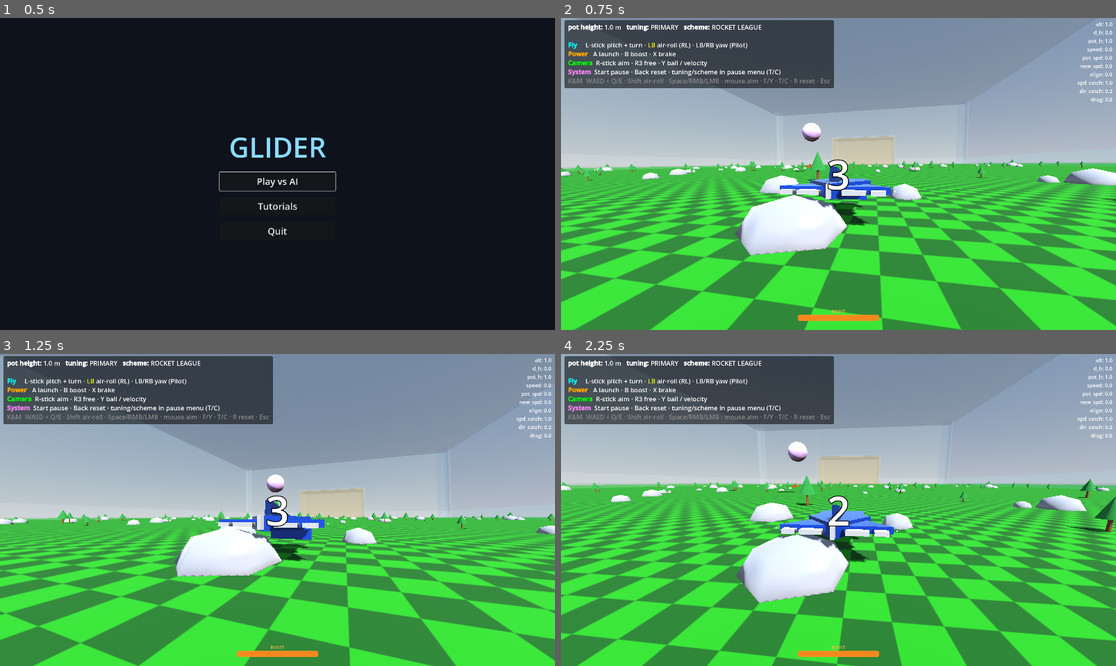
Above: before the commit, frames 1-4 (two rows, left to right).
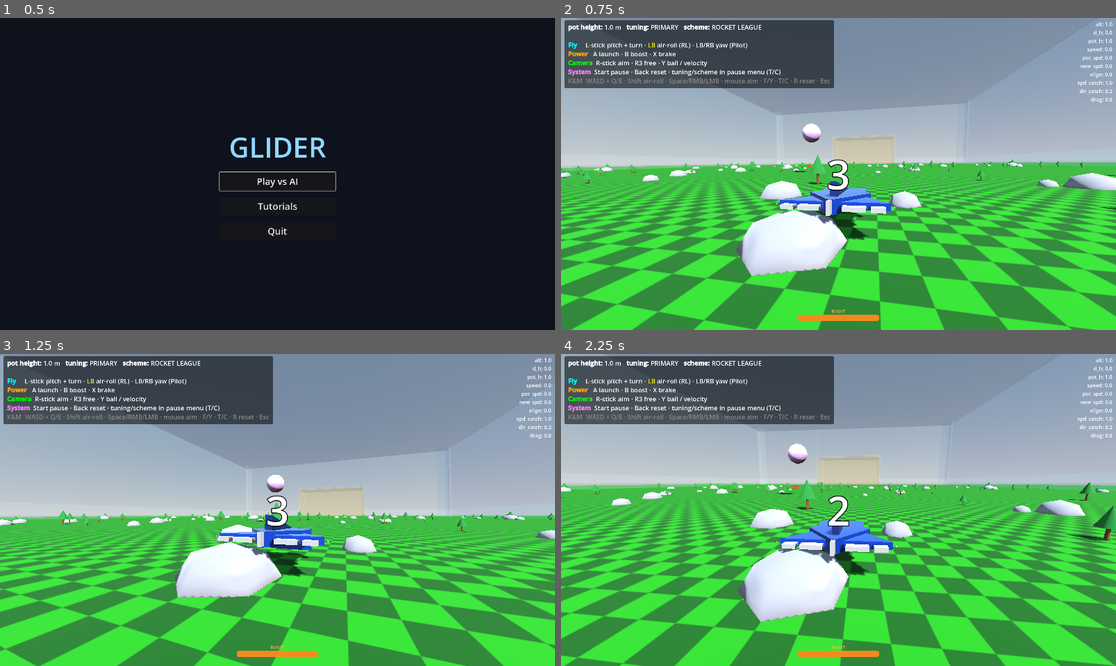
Above: after the commit, the same moments.

Repository: westonkelliher/glider
Game: Godot game, scene res://scenes/main_menu.tscn
Same seed, same stepped clock (60 frames per second), same inputs: the game is played once before the commit and once after it.
Inputs (mouse positions are in pixels of both pictures, inside the frame that each line leads up to):
- Up to frame 1 (0.5 s): no input
- Up to frame 2 (0.75 s): click "Play vs AI" at 0.5 s
- Up to frame 3 (1.25 s): no input
- Up to frame 4 (2.25 s): tap Enter (ui_accept) at 1.25, 1.52, 2 s; move the mouse to (866, 510) at 1.27 s; press the mouse at (866, 510) at 1.28 s; hold W (move_forward) from 1.28 s (still down); move the mouse to (810, 510) at 2.02 s; release the mouse at (810, 510) at 2.03 s; tap Shift (air_roll) at 2.1 s

Frame 1 is identical in both runs. In frame 2, 28% of the frame differs, in the area x 0-100%, y 26-100%; in frame 3, 27%; in frame 4, 30%, in the area x 0-100%, y 22-100%.

Commit message:
AI flies upright; camera floor-clamp + right-stick look-tilt
- AiBase.upright_roll(): roll target now seeks level proportional to bank
  angle (replacing the steering bank that sent the AI inverted). Called from
  both the base and brain samplers. Sign verified in sim — self-rights from
  any bank angle.
- camera_rig: clamp the rig above the floor plane (floor_clearance) so the
  view never clips underground.
- camera_rig: right stick now tilts/peeks the ball and velocity cams (eases
  back to centre on release), like Rocket League.

Co-Authored-By: Claude Opus 4.8 (1M context) <noreply@anthropic.com>

Diff:
--- a/scripts/ai_variants/ai_base.gd
+++ b/scripts/ai_variants/ai_base.gd
@@ -35,7 +35,7 @@
 	var aim: Vector3 = _compute_aim(glider, ball, ctx)
 	if aim_noise > 0.0:
 		aim += Vector3(rng.randfn(0.0, aim_noise), rng.randfn(0.0, aim_noise), rng.randfn(0.0, aim_noise))
-	ctl.targets = _steer(glider, aim)
+	ctl.targets = upright_roll(glider, _steer(glider, aim))
 	ctl.boost = _decide_boost(glider, ball, ctx, aim)
 	ctl.hand_brake = clampf(_brake_amount(glider, ball, ctx, aim), 0.0, 1.0)
 	ctl.slow = _decide_slow(glider, ball, ctx, aim)
@@ -103,6 +103,24 @@
 	)
 
 
+## Drive the roll target toward flying upright, proportional to how far the
+## craft is banked from level. Replaces the steering bank (which is what sends
+## the AI inverted) — yaw still handles turning, so the craft just looks sane.
+## Returns `targets` with its roll (y) component overwritten.
+static func upright_roll(glider: Glider, targets: Vector3) -> Vector3:
+	var basis: Basis = glider.global_transform.basis.orthonormalized()
+	var nose: Vector3 = -basis.z
+	# World-up projected into the plane perpendicular to the nose (the roll plane).
+	var up_proj: Vector3 = Vector3.UP - Vector3.UP.dot(nose) * nose
+	if up_proj.length() < 0.05:
+		return targets   # nose near-vertical: roll is ill-defined, leave it alone
+	up_proj = up_proj.normalized()
+	# Signed bank angle of the craft's up-vector from level, about the nose axis.
+	var angle: float = basis.y.signed_angle_to(up_proj, nose)
+	targets.y = clampf(-angle / (PI * 0.5), -1.0, 1.0)
+	return targets
+
+
 func _decide_boost(glider: Glider, _ball: Node3D, ctx: Dictionary, aim: Vector3) -> bool:
 	var desired: Vector3 = aim - glider.global_position
 	var facing: float = ctx["nose"].dot(desired.normalized())
--- a/scripts/ai_variants/ai_brain.gd
+++ b/scripts/ai_variants/ai_brain.gd
@@ -184,6 +184,8 @@
 		clampf(steer.x + res[7], -1.0, 1.0),
 		clampf(steer.y + res[8], -1.0, 1.0),
 		clampf(steer.z + res[9], -1.0, 1.0))
+	# Bias roll toward upright so the craft stops cruising inverted.
+	ctl.targets = upright_roll(glider, ctl.targets)
 
 	var facing: float = ctx["nose"].dot(desired.normalized()) if desired.length() > 0.01 else 0.0
 	var boost_det: float = 0.0
--- a/scripts/camera_rig.gd
+++ b/scripts/camera_rig.gd
@@ -5,6 +5,9 @@
 @export var min_pitch: float = -1.4
 @export var max_pitch: float = 1.4
 @export var rotate_lerp: float = 5.0  # how fast ball/velocity cams swing to aim
+@export var floor_clearance: float = 1.5  # keep the rig this far above the floor (y=0)
+@export var look_tilt_max: float = 0.55   # max right-stick tilt (rad) in follow cams
+@export var look_tilt_lerp: float = 8.0   # how fast the tilt eases in/out
 
 @export var target: Node3D
 @export var ball: Node3D
@@ -16,6 +19,9 @@
 
 var yaw: float = 0.0
 var pitch: float = 0.0
+
+# Smoothed right-stick look-tilt applied on top of the ball/velocity cams.
+var _look_tilt: Vector2 = Vector2.ZERO
 
 
 func _ready() -> void:
@@ -50,8 +56,26 @@
 			_process_free(delta)
 		Mode.BALL:
 			_aim_at(_ball_aim_point(), delta)
+			_apply_look_tilt(delta)
 		Mode.VELOCITY:
 			_aim_at(position + _velocity_dir(), delta)
+			_apply_look_tilt(delta)
+
+
+# Right-stick "peek" in the follow cams: tilt the view around while the subject
+# stays roughly framed (Rocket-League style), easing back to centre on release.
+func _apply_look_tilt(delta: float) -> void:
+	var stick := Vector2(
+		Input.get_axis("cam_left", "cam_right"),
+		Input.get_axis("cam_up", "cam_down"))
+	_look_tilt = _look_tilt.lerp(stick * look_tilt_max, clampf(look_tilt_lerp * delta, 0.0, 1.0))
+	if _look_tilt.length_squared() < 0.00001:
+		return
+	# Yaw around world-up, then pitch around the camera's own right axis, applied
+	# on top of the freshly-aimed basis (so it never accumulates drift).
+	var b := Basis(Vector3.UP, -_look_tilt.x) * transform.basis
+	b = b.rotated(b.x.normalized(), -_look_tilt.y)
+	transform.basis = b.orthonormalized()
 
 
 func _process_free(delta: float) -> void:
@@ -103,3 +127,7 @@
 	var to_target := target.position - position
 	var sped := 0.2 + 3.0 * to_target.length() + 2.0 * to_target.length()**2
 	position = position.move_toward(target.position, sped * delta)
+	# "Collide" with the floor: never let the rig dip below the ground plane so
+	# the view doesn't clip under the world.
+	if position.y < floor_clearance:
+		position.y = floor_clearance
